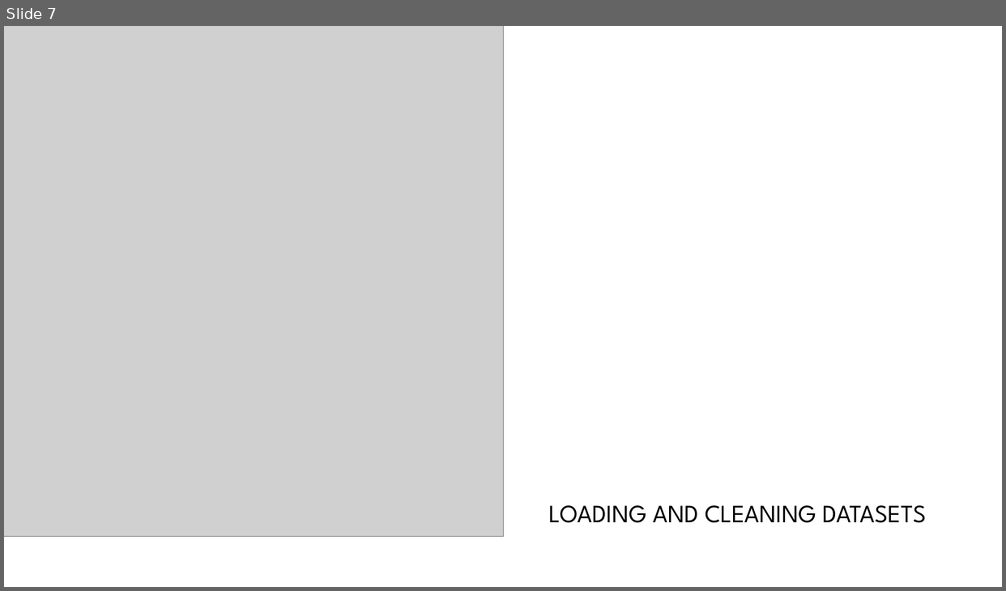
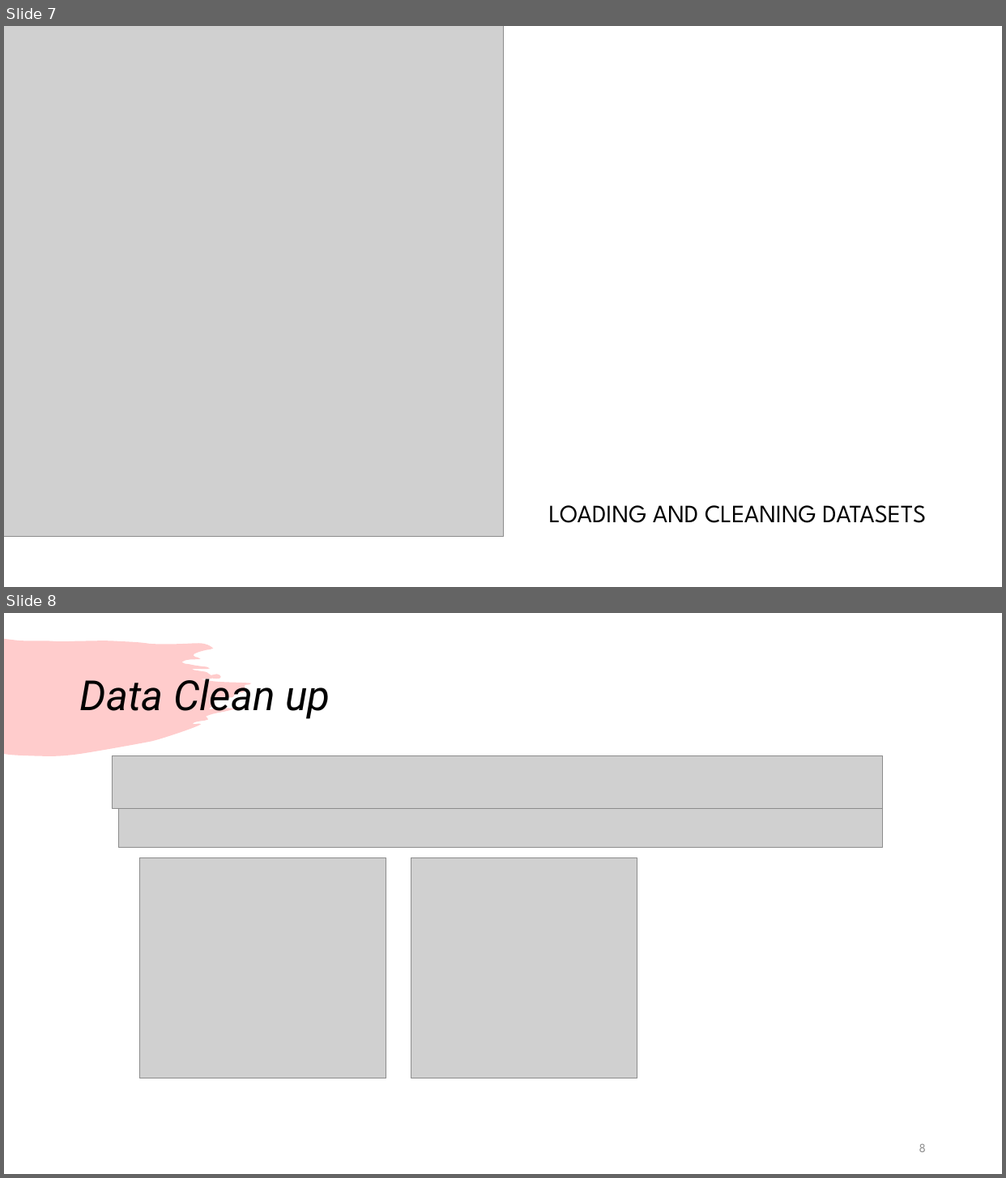
Before and after one commit to Kevinle76/NetFlix, a slide deck: Project_1.pptx. Shown one above the other, each under a label of ours: slide 7 before the commit, slides 7 and 8 after it. The pictures are 1006x591 and 1006x1178 pixels, drawn with LibreOffice and Linux fonts; fonts in the diff are those of the drawing; grey boxes stand for pictures. Boxes give left, top, right and bottom in pixels: in the first picture for what was removed or moved away, otherwise in the second. Text is boxed around its words. In the diff, an @@ line names an element or a change of style, - is before the commit and + after.

```diff
--- a/Project_1.pptx
+++ b/Project_1.pptx
@@ slide 8 added at (4,613,1002,1174), background #FFFFFF @@
@@ freeform shape added at (4,638,251,756), fill #FF0000 at 20% opacity @@
@@ title added at (80,672,330,721), 40 pt, text #000000, italic @@
+Data Clean up
@@ picture added at (112,756,883,808) @@
@@ picture added at (118,808,883,847) @@
@@ picture added at (139,858,386,1080) @@
@@ picture added at (411,858,637,1080) @@
@@ page number added at (919,1144,926,1152), 12 pt, text #8C8C8C @@
+8
```
Also in this commit, not shown: 10 slides changed, 1 slide removed, 1 other file.
